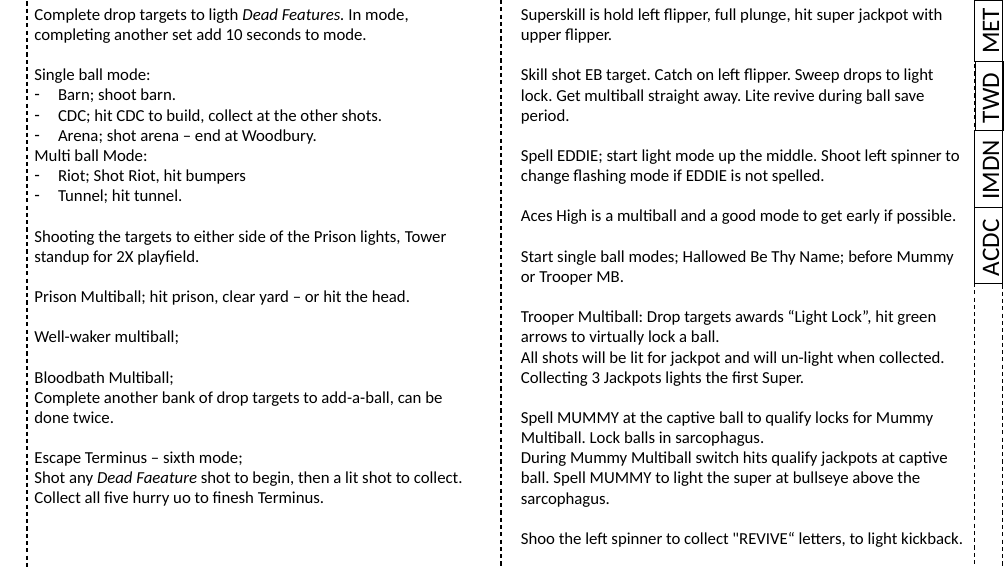
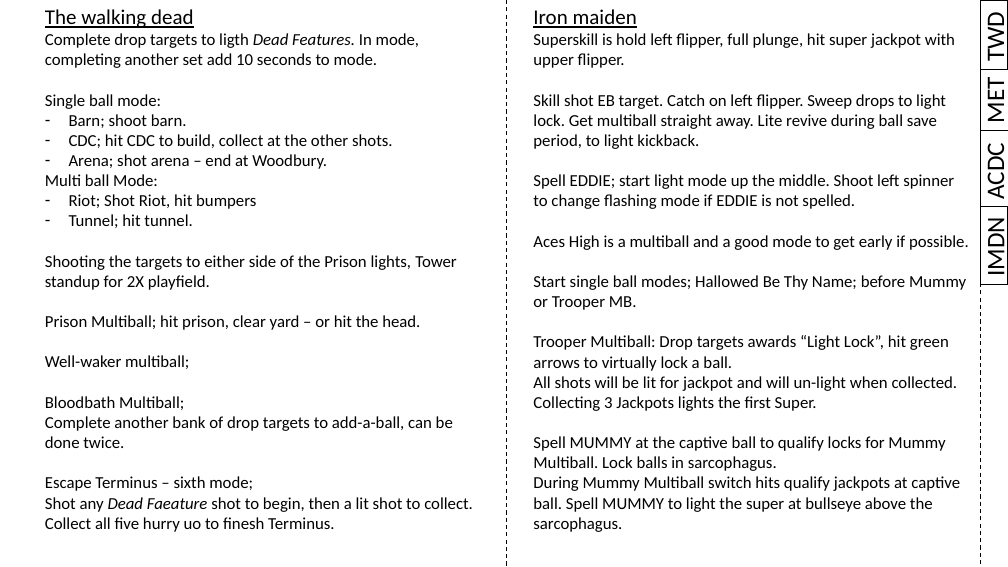
Before and after one commit to karstenbolge/PB, a slide deck: slide 2 of PB.pptx. Drawn at 1008x567 pixels with LibreOffice and Linux fonts; fonts in the diff are those of the drawing. Boxes give left, top, right and bottom in pixels: in the first picture for what was removed or moved away, otherwise in the second. Text is boxed around its words. In the diff, an @@ line names an element or a change of style, - is before the commit and + after.

```diff
--- a/PB.pptx
+++ b/PB.pptx
@@ line removed from (27, 2) to (27, 567) @@
@@ text at (45, 94, 473, 532): paragraph added @@
+The walking dead
@@ text "The walking dead": place and size @@
-text "The walking dead" at (34, 68, 463, 506)
+text "The walking dead" at (45, 94, 473, 532)
@@ line moved from (501, 0) - (501, 567) to (507, 0) - (507, 567) @@
@@ text "Iron maiden": place and size @@
-text "Iron maiden" at (521, 8, 963, 547)
+text "Iron maiden" at (533, 9, 969, 532)
@@ text at (533, 9, 637, 28): paragraph added @@
+Iron maiden
@@ rectangle "TWD": place and size @@
-rectangle "TWD" at (975, 61, 1003, 130)
+rectangle "TWD" at (980, 0, 1008, 69)
@@ line moved from (975, 0) - (975, 566) to (981, 0) - (981, 566) @@
@@ line removed from (1003, 0) to (1003, 567) @@
@@ rectangle "MET": place and size @@
-rectangle "MET" at (975, 0, 1003, 61)
+rectangle "MET" at (980, 70, 1008, 131)
@@ text at (533, 94, 946, 149): text changed @@
-Skill shot EB target. Catch on left flipper. Sweep drops to light lock. Get multiball straight away. Lite revive during ball save period.
+Skill shot EB target. Catch on left flipper. Sweep drops to light lock. Get multiball straight away. Lite revive during ball save period, to light kickback.
@@ rectangle "ACDC": place and size @@
-rectangle "ACDC" at (975, 207, 1003, 284)
+rectangle "ACDC" at (981, 131, 1008, 207)
@@ rectangle "IMDN": place and size @@
-rectangle "IMDN" at (975, 130, 1003, 208)
+rectangle "IMDN" at (980, 208, 1008, 285)
@@ text at (521, 532, 963, 547): paragraph removed @@
-Shoo the left spinner to collect "REVIVE“ letters, to light kickback.
```
Also in this commit, not shown: 1 other slide changed.
